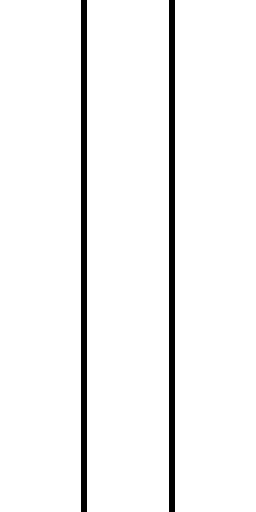
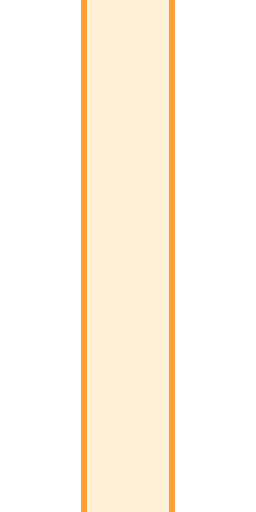
Two versions of the same layered image (256 x 512). Layer-by-layer changes:
painted on "DefaultDirt.dds" over <box>81,0,175,512</box>
